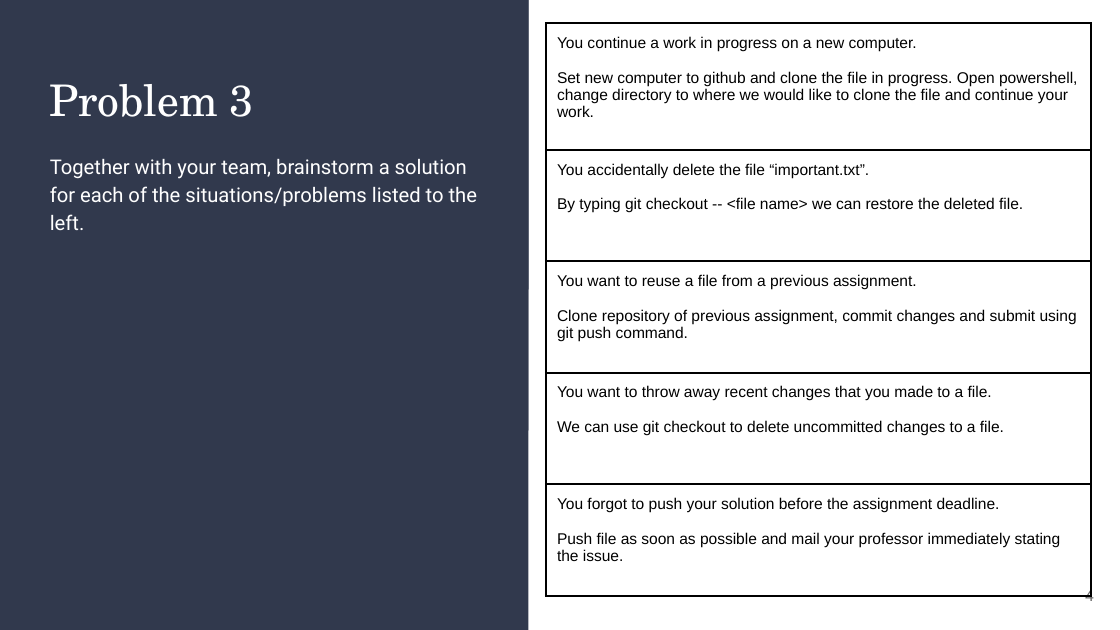
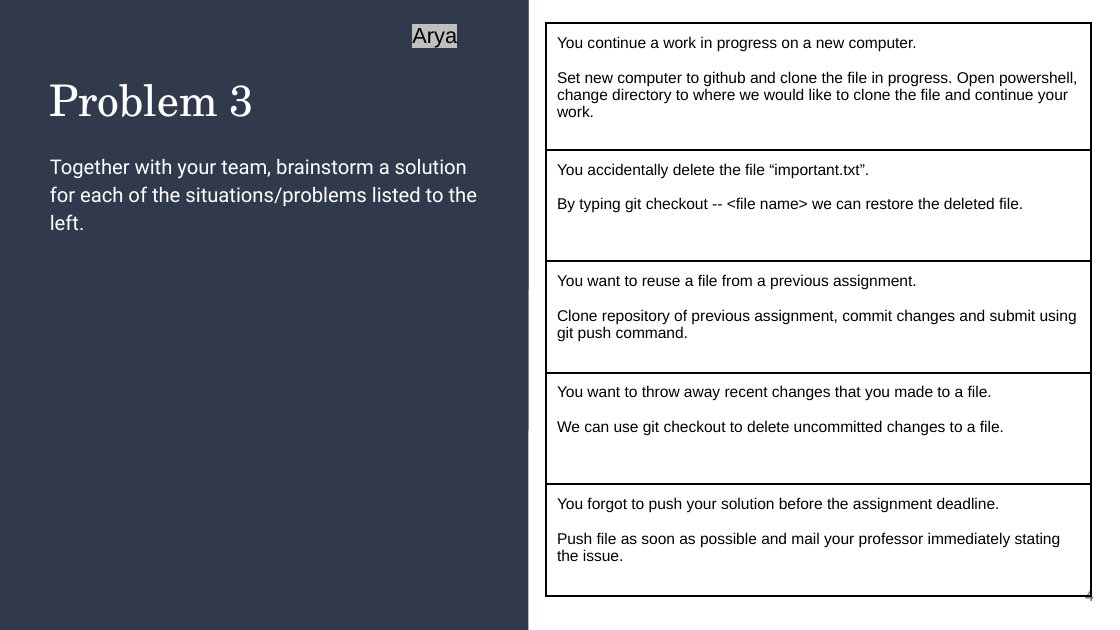
Before and after one commit to RIT-Dubai/activity-2-2-Arya0443, a slide deck: slide 4 of 1.3-Activity-PSS_ More Git _ Environment Variables.pptx. Drawn at 1120x630 pixels with LibreOffice and Linux fonts; fonts in the diff are those of the drawing. Boxes give left, top, right and bottom in pixels: in the first picture for what was removed or moved away, otherwise in the second. Text is boxed around its words. In the diff, an @@ line names an element or a change of style, - is before the commit and + after.

```diff
--- a/1.3-Activity-PSS_ More Git _ Environment Variables.pptx
+++ b/1.3-Activity-PSS_ More Git _ Environment Variables.pptx
@@ text added at [412, 28, 457, 48], 14 pt, text #000000 @@
+Arya
```
Also in this commit, not shown: 2 other slides changed.
